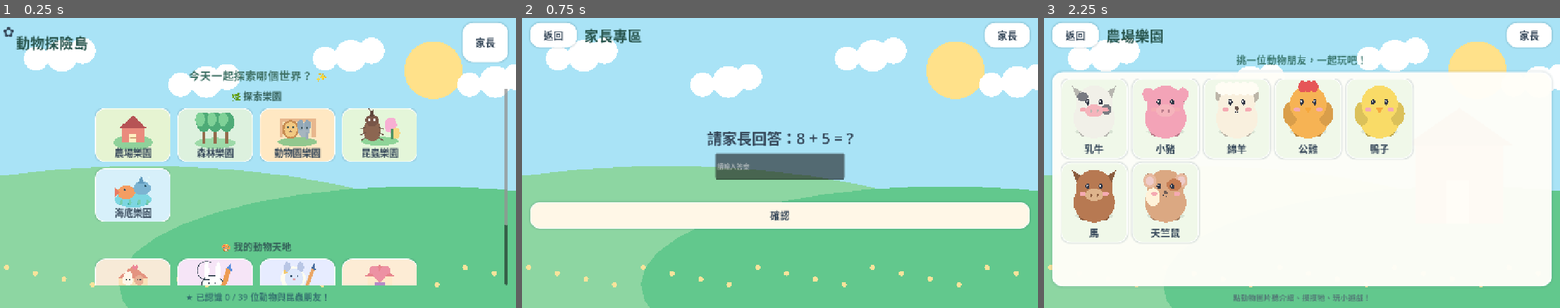
Above: before the commit, frames 1-3 (left to right).
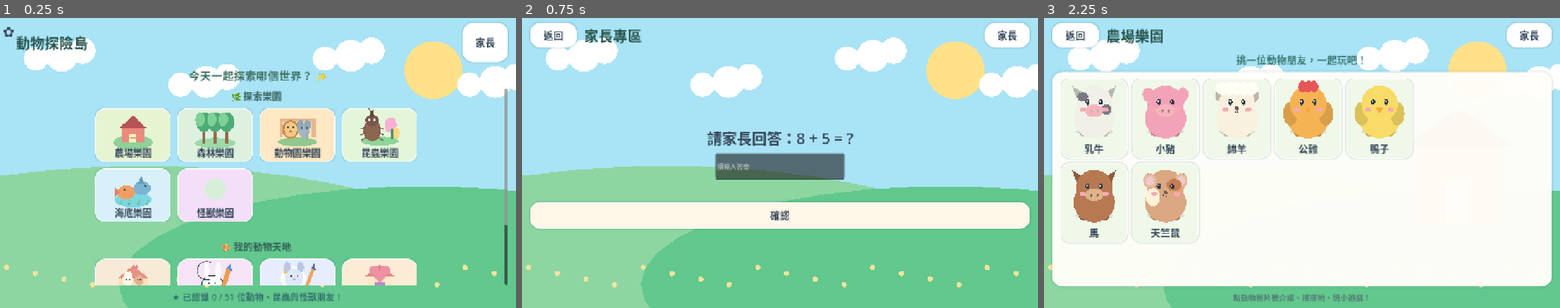
Above: after the commit, the same moments.

Repository: jimmy0933b3-sudo/farm
Game: Godot game, scene res://scenes/Main.tscn
Same seed, same stepped clock (60 frames per second), same inputs: the game is played once before the commit and once after it.
Inputs (mouse positions are in pixels of both pictures, inside the frame that each line leads up to):
- Up to frame 1 (0.25 s): no input
- Up to frame 2 (0.75 s): click "家長" at 0.5 s
- Up to frame 3 (2.25 s): click "返回" at 1.25 s; click (1178, 134) at 2.02 s

The runs differ from the first frame. In frame 1, 3.2% of the frame differs, in the area x 33-66%, y 51-98%; in frame 2, nothing differs; in frame 3, nothing differs.

Commit message:
feat(monsters): route monster park, gallery and collection saves through main app

Diff:
--- a/scripts/Main.gd
+++ b/scripts/Main.gd
@@ -10,6 +10,8 @@
 const RaceLobby = preload("res://scripts/RaceLobby.gd")
 const RaceGame = preload("res://scripts/RaceGame.gd")
 const RacePodium = preload("res://scripts/RacePodium.gd")
+const MonsterWorld = preload("res://scripts/MonsterWorld.gd")
+const MonsterAlbum = preload("res://scripts/MonsterAlbum.gd")
 const RaceRules = preload("res://scripts/RaceRules.gd")
 const ColoringRoom = preload("res://scripts/ColoringRoom.gd")
 const DrawingStudio = preload("res://scripts/DrawingStudio.gd")
@@ -24,6 +26,10 @@
 const Synth = preload("res://scripts/Synth.gd")
 
 var animals: Array = []
+var monsters: Array = []
+var monster_game: Control
+var monster_album: Control
+var race_from_monsters: bool = false
 var levels: Array = []
 var progress
 var sound
@@ -54,6 +60,7 @@
 
 func _ready() -> void:
 	animals = Data.read_array("res://data/animals.json")
+	monsters = Data.read_array("res://data/monsters.json")
 	levels = Data.read_array("res://data/levels.json")
 	progress = Store.new()
 	progress.load_save()
@@ -74,6 +81,10 @@
 			show_private_farm()
 		"race_lobby":
 			show_race_lobby()
+		"monster_world":
+			show_monster_world()
+		"monster_album":
+			show_monster_album()
 		"coloring":
 			show_coloring()
 		"drawing":
@@ -102,9 +113,14 @@
 			if screen == "home":
 				return
 			if screen == "race_game":
-				show_race_lobby()
+				show_race_lobby(race_from_monsters)
 			elif screen in ["race_lobby","race_result"]:
-				show_private_farm()
+				if race_from_monsters:
+					show_monster_world()
+				else:
+					show_private_farm()
+			elif screen=="monster_album":
+				show_monster_world()
 			elif screen in ["animal","game","complete"]:
 				show_zone(current_zone)
 			elif screen in ["forest_search","forest_done"]:
@@ -121,7 +137,7 @@
 func _switch(name: String, bg: String = "home") -> VBoxContainer:
 	sound.stop_speaking()
 	screen = name
-	if name in ["home","farm","forest","zoo","insect","insect_search","care","album","forest_search","private_farm","race_lobby","coloring","drawing","ocean_search","ocean_park","zoo_search"]:
+	if name in ["home","farm","forest","zoo","insect","insect_search","care","album","forest_search","private_farm","race_lobby","coloring","drawing","ocean_search","ocean_park","zoo_search","monster_world","monster_album"]:
 		progress.data["last_screen"] = name
 		progress.save()
 	for node in get_children():
@@ -273,7 +289,7 @@
 func _picture_button(item_id: String, caption: String, action: Callable, minimum: Vector2 = Vector2(242, 226), scroll: ScrollContainer = null) -> Button:
 	var color_choices={
 		"farm":Color("#E6F4D2"),"forest":Color("#DDF1DE"),"zoo":Color("#FFE8C3"),"insect":Color("#E4F6D9"),"insect_search":Color("#E9F8C9"),
-		"ocean_park":Color("#D7F0FA"),"private_farm":Color("#F7EAD7"),
+		"ocean_park":Color("#D7F0FA"),"private_farm":Color("#F7EAD7"),"monster":Color("#F4DFF8"),
 		"coloring":Color("#F6E5F7"),"drawing":Color("#E7ECFF"),"care":Color("#FDECD5"),
 		"album":Color("#F1E3CE"),"forest_explore":Color("#E4F1D9"),
 		"ocean":Color("#DDF6FC")
@@ -338,7 +354,8 @@
 		{"title":"森林樂園","zone":"forest"},
 		{"title":"動物園樂園","zone":"zoo"},
 		{"title":"昆蟲樂園","zone":"insect"},
-		{"title":"海底樂園","zone":"ocean_park"}
+		{"title":"海底樂園","zone":"ocean_park"},
+		{"title":"怪獸樂園","zone":"monster"}
 	],wide)
 	var separation=Control.new()
 	separation.custom_minimum_size=Vector2(0,42 if wide else 34)
@@ -351,8 +368,8 @@
 		{"title":"動物之家","zone":"care"},
 		{"title":"動物圖鑑","zone":"album"}
 	],wide)
-	layout.add_child(_label("★ 已認識 %d / %d 位動物與昆蟲朋友！" % [int(progress.data["collected"].size()),animals.size()],22,HORIZONTAL_ALIGNMENT_CENTER,Color("#34736F")))
-	_narrate("歡迎來到動物探險島！五個樂園裡面可以找動物和昆蟲。下面有私人農場、動物著色屋、新的動物畫畫學堂，還有動物之家和圖鑑。")
+	layout.add_child(_label("★ 已認識 %d / %d 位動物、昆蟲與怪獸朋友！" % [int(progress.data["collected"].size()),animals.size()+monsters.size()],22,HORIZONTAL_ALIGNMENT_CENTER,Color("#34736F")))
+	_narrate("歡迎來到動物探險島！六個樂園裡面有動物、昆蟲和可愛怪獸，還有私人農場、畫畫學堂和賽車。")
 
 func _home_section(parent: VBoxContainer, scroll: ScrollContainer, heading: String, places: Array, wide: bool) -> void:
 	var section=VBoxContainer.new()
@@ -391,6 +408,8 @@
 			show_ocean_search()
 		"ocean_park":
 			show_zone("ocean")
+		"monster":
+			show_monster_world()
 
 func show_zone(zone: String) -> void:
 	current_zone = zone
@@ -576,6 +595,27 @@
 	coloring_game.size_flags_horizontal=Control.SIZE_EXPAND_FILL
 	layout.add_child(coloring_game)
 
+
+func show_monster_world() -> void:
+	var layout=_switch("monster_world","monster")
+	_header(layout,"👾 怪獸樂園",Callable(self,"show_home"))
+	monster_game=MonsterWorld.new()
+	monster_game.setup(monsters,progress,sound)
+	monster_game.size_flags_horizontal=Control.SIZE_EXPAND_FILL
+	monster_game.size_flags_vertical=Control.SIZE_EXPAND_FILL
+	monster_game.racing_requested.connect(Callable(self,"show_race_lobby").bind(true))
+	monster_game.album_requested.connect(Callable(self,"show_monster_album"))
+	layout.add_child(monster_game)
+
+func show_monster_album() -> void:
+	var layout=_switch("monster_album","monster")
+	_header(layout,"📖 怪獸收藏圖鑑",Callable(self,"show_monster_world"))
+	monster_album=MonsterAlbum.new()
+	monster_album.setup(monsters,progress,sound)
+	monster_album.size_flags_horizontal=Control.SIZE_EXPAND_FILL
+	monster_album.size_flags_vertical=Control.SIZE_EXPAND_FILL
+	layout.add_child(monster_album)
+
 func show_private_farm() -> void:
 	var layout = _switch("private_farm","farm")
 	_header(layout,"私人農場",Callable(self,"show_home"))
@@ -586,26 +626,27 @@
 	private_farm_game.size_flags_vertical = Control.SIZE_EXPAND_FILL
 	layout.add_child(private_farm_game)
 
-func show_race_lobby() -> void:
-	var layout=_switch("race_lobby","farm")
-	_header(layout,"🏁 動物昆蟲賽車場",Callable(self,"show_private_farm"))
+func show_race_lobby(from_monster_world: bool = false) -> void:
+	race_from_monsters=from_monster_world
+	var layout=_switch("race_lobby","monster" if from_monster_world else "farm")
+	_header(layout,"👾 怪獸賽車場" if from_monster_world else "🏁 動物昆蟲賽車場",Callable(self,"show_monster_world") if from_monster_world else Callable(self,"show_private_farm"))
 	race_lobby=RaceLobby.new()
-	race_lobby.configure(animals,progress,sound)
+	race_lobby.configure(animals+monsters,progress,sound,from_monster_world)
 	race_lobby.size_flags_vertical=Control.SIZE_EXPAND_FILL
 	race_lobby.size_flags_horizontal=Control.SIZE_EXPAND_FILL
 	race_lobby.start_requested.connect(Callable(self,"_start_race"))
 	layout.add_child(race_lobby)
 
 func _start_race(player: Dictionary, route: Dictionary) -> void:
-	var layout=_switch("race_game","farm")
+	var layout=_switch("race_game","monster" if race_from_monsters else "farm")
 	_header(layout,str(route.get("name","農場快樂盃")),
-		Callable(self,"show_race_lobby"))
-	var pool: Array=RaceRules.candidates(animals,
+		Callable(self,"show_race_lobby").bind(race_from_monsters))
+	var pool: Array=RaceRules.candidates(animals+monsters,
 		progress.data.get("private_farm",[]),progress.data.get("collected",[]))
 	# Uncollected species may act as friendly NPCs only if there are not
 	# enough unlocked competitors; they never enter the player's selection.
 	if pool.size()<4:
-		for animal in animals:
+		for animal in animals+monsters:
 			if not pool.has(animal):
 				pool.append(animal)
 				if pool.size()>=4:
@@ -621,19 +662,21 @@
 
 func _finish_race(result: Dictionary) -> void:
 	progress.record_race(result)
-	var layout=_switch("race_result","farm")
-	_header(layout,"🏆 賽車比賽完成",Callable(self,"show_private_farm"))
+	var layout=_switch("race_result","monster" if race_from_monsters else "farm")
+	_header(layout,"🏆 賽車比賽完成",Callable(self,"show_monster_world") if race_from_monsters else Callable(self,"show_private_farm"))
 	var who: String=str(result.get("animal_id","cow"))
 	var name: String="動物朋友"
-	for animal in animals:
+	var racer_info: Dictionary={"id":who,"name":name,"color":"#F4B67C"}
+	for animal in animals+monsters:
 		if str(animal.get("id",""))==who:
 			name=str(animal.get("name","動物朋友"))
+			racer_info=animal
 			break
 	var place: int=int(result.get("place",4))
 	var messages: Array=["","🥇 第一名！太厲害了！","🥈 第二名！很棒！",
 		"🥉 第三名！繼續加油！","🎉 第四名！完成比賽就是勝利！"]
 	var podium=RacePodium.new()
-	podium.setup({"id":who,"name":name,"color":"#F4B67C"},place,
+	podium.setup(racer_info,place,
 		bool(progress.data["settings"].get("reduce_motion",false)))
 	podium.custom_minimum_size=Vector2(0,200)
 	layout.add_child(podium)
@@ -641,15 +684,15 @@
 	layout.add_child(_label("⭐ 蒐集 %d 顆星星 · 獲得 %d 顆獎勵星星" % [
 		int(result.get("stars_collected",0)),int(result.get("stars_earned",1))],24))
 	var summary: Dictionary=progress.data.get("race_totals",{})
-	layout.add_child(_label("農場賽車累積：%d 場比賽、%d 顆星星" % [
+	layout.add_child(_label("賽車累積：%d 場比賽、%d 顆星星" % [
 		int(summary.get("races",0)),int(summary.get("stars",0))],22))
 	var choices=HBoxContainer.new()
 	choices.alignment=BoxContainer.ALIGNMENT_CENTER
 	choices.add_theme_constant_override("separation",12)
 	layout.add_child(choices)
-	choices.add_child(_button("🔁 再玩一次",Callable(self,"show_race_lobby"),
+	choices.add_child(_button("🔁 再玩一次",Callable(self,"show_race_lobby").bind(race_from_monsters),
 		Color("#F9E4B4"),Vector2(190,66)))
-	choices.add_child(_button("🌳 回私人農場",Callable(self,"show_private_farm"),
+	choices.add_child(_button("👾 回怪獸樂園" if race_from_monsters else "🌳 回私人農場",Callable(self,"show_monster_world") if race_from_monsters else Callable(self,"show_private_farm"),
 		Color("#D3EFDB"),Vector2(220,66)))
 	choices.add_child(_button("🏠 回首頁",Callable(self,"show_home"),
 		Color("#E1E9FA"),Vector2(190,66)))
@@ -849,7 +892,7 @@
 func show_album() -> void:
 	var layout = _switch("album")
 	_header(layout,"我的動物圖鑑",Callable(self,"show_home"))
-	layout.add_child(_label("已收集 %d / %d 張動物與昆蟲貼紙" % [int(progress.data["collected"].size()),animals.size()],29))
+	layout.add_child(_label("已收集 %d / %d 張動物與昆蟲貼紙" % [animals.filter(func(animal): return progress.data["collected"].has(str(animal["id"]))).size(),animals.size()],29))
 	var scroll = TouchAnimalScroll.new()
 	scroll.size_flags_vertical = Control.SIZE_EXPAND_FILL
 	layout.add_child(scroll)
--- a/scripts/MonsterWorld.gd
+++ b/scripts/MonsterWorld.gd
@@ -1,6 +1,7 @@
 extends VBoxContainer
 ## Tap-and-find monster park with three habitats, saved collection and interactions.
 signal racing_requested
+signal album_requested
 
 const MonsterArt=preload("res://scripts/MonsterArt.gd")
 const Scenery=preload("res://scripts/MonsterScenery.gd")
@@ -44,6 +45,7 @@
 	count_label=_label("",21)
 	count_label.size_flags_horizontal=Control.SIZE_EXPAND_FILL
 	top.add_child(count_label)
+	top.add_child(_button("📖 怪獸圖鑑",Callable(self,"_request_album"),Vector2(170,60)))
 	top.add_child(_button("🏎️ 怪獸賽車場",Callable(self,"_request_race"),Vector2(200,60)))
 	var nav=HBoxContainer.new()
 	nav.alignment=BoxContainer.ALIGNMENT_CENTER
@@ -178,6 +180,7 @@
 		vbox.add_child(art)
 		vbox.add_child(_label(("✓ " if found else "🔎 ")+str(monster["name"]),16))
 		stage.add_child(btn)
+		btn.size=Vector2(112,123)
 		monster_buttons.append(btn)
 	_position_monsters()
 	var count: int=0
@@ -216,7 +219,7 @@
 		_refresh()
 		tip_label.text="🌟 新朋友加入收藏！" if first else "💖 歡迎回來，再一起玩！"
 		if narrator!=null:
-			narrator.speak(("找到%s！" if first else "又見面了，%s！")+" "+str(info.get("desc","")) % str(info["name"]))
+			narrator.speak((("找到%s！" if first else "又見面了，%s！") % str(info["name"]))+" "+str(info.get("desc","")))
 		return
 
 func play(action: String) -> void:
@@ -240,5 +243,8 @@
 	if narrator!=null:
 		narrator.speak(sentence)
 
+func _request_album() -> void:
+	album_requested.emit()
+
 func _request_race() -> void:
 	racing_requested.emit()
--- a/scripts/SaveData.gd
+++ b/scripts/SaveData.gd
@@ -29,6 +29,8 @@
 		"insect_explore_previous": [],
 		"insect_found": [],
 		"private_farm": [],
+		"monster_found": [],
+		"monster_plays": {},
 		"race_records": {},
 		"race_totals": {"races":0,"stars":0},
 		"coloring_pages": {},
@@ -81,6 +83,19 @@
 	var err = DirAccess.rename_absolute(new_path, old_path)
 	if err != OK:
 		push_error("Could not commit save: " + str(err))
+
+func record_monster_found(id: String) -> void:
+	if not data["monster_found"].has(id):
+		data["monster_found"].append(id)
+	if not data["collected"].has(id):
+		data["collected"].append(id)
+	save()
+
+func record_monster_play(id: String) -> void:
+	var plays: Dictionary=data.get("monster_plays",{})
+	plays[id]=int(plays.get(id,0))+1
+	data["monster_plays"]=plays
+	save()
 
 func unlock(animal_id: String) -> void:
 	if not data["collected"].has(animal_id):
